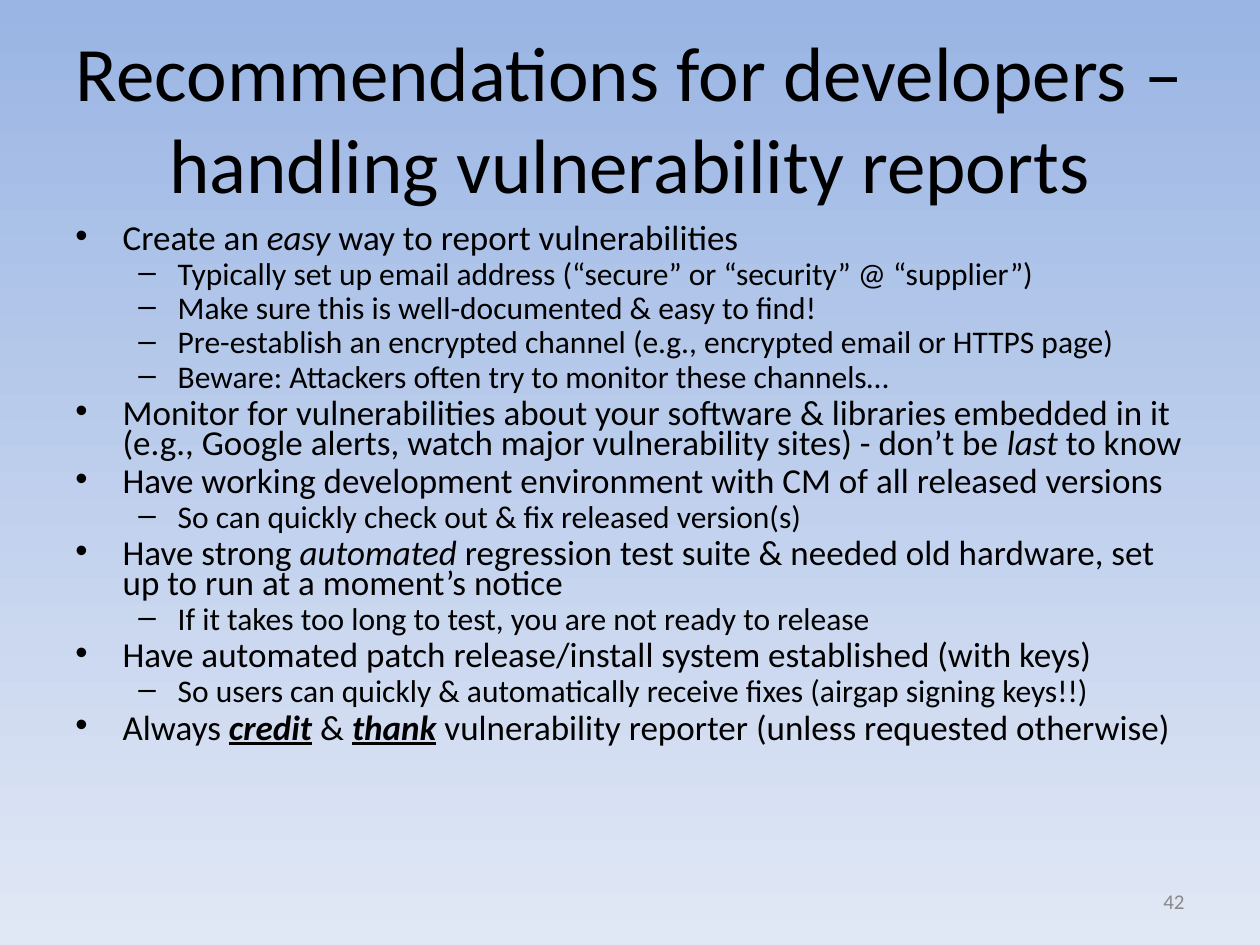
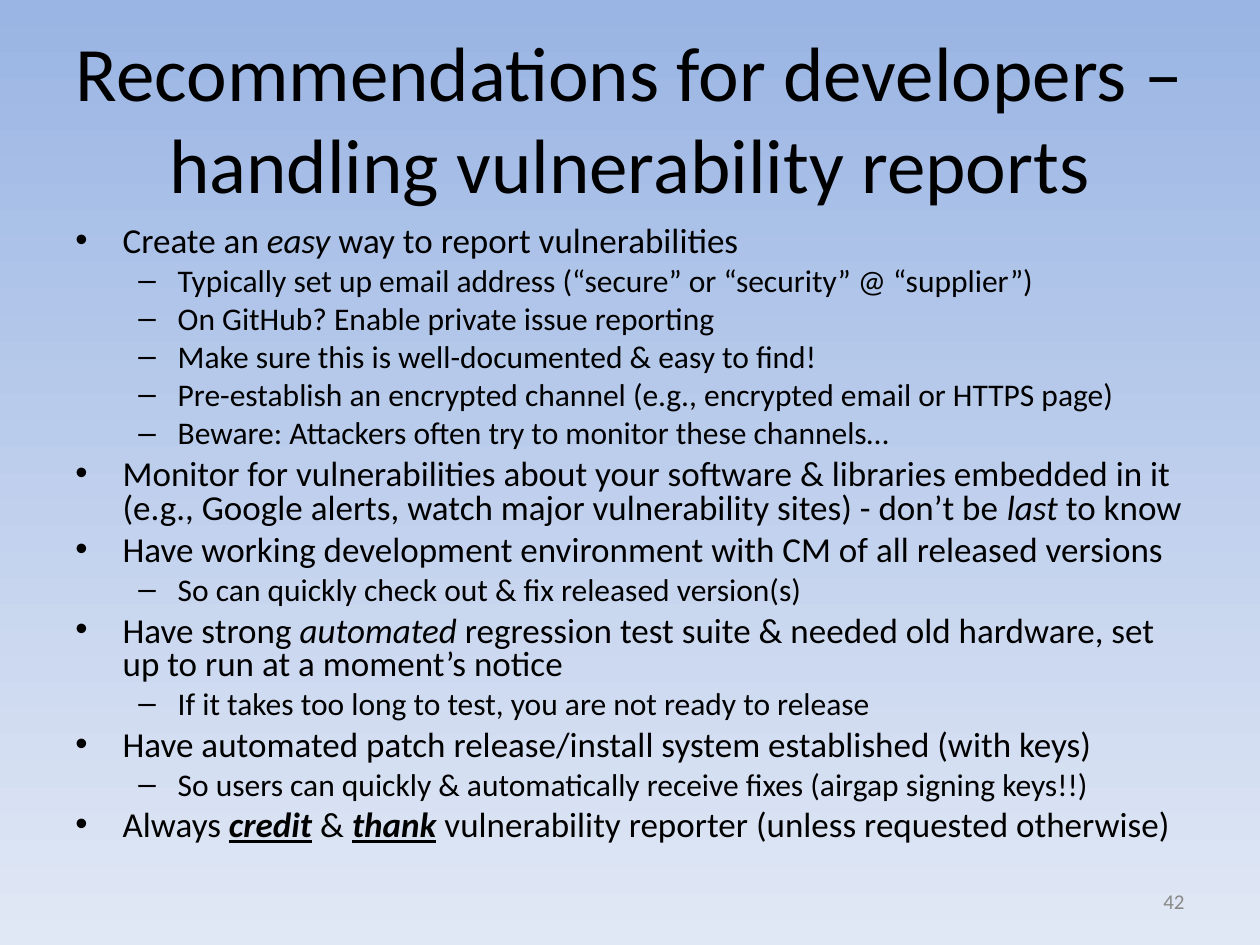
Before and after one commit to david-a-wheeler/david-a-wheeler.github.io, a slide deck: slide 42 of secure-class/presentations/Secure-Software-10-Misc.ppt. Drawn at 1260x945 pixels with LibreOffice and Linux fonts; fonts in the diff are those of the drawing. Boxes give left, top, right and bottom in pixels: in the first picture for what was removed or moved away, otherwise in the second. Text is boxed around its words. In the diff, an @@ line names an element or a change of style, - is before the commit and + after.

```diff
--- a/secure-class/presentations/Secure-Software-10-Misc.ppt
+++ b/secure-class/presentations/Secure-Software-10-Misc.ppt
@@ text at (123,228,1182,843): line spacing 0.7 to 0.8 @@
@@ text at (178,308,714,336): paragraph added @@
+  – On GitHub? Enable private issue reporting
```
Also in this commit, not shown: 5 other files.
